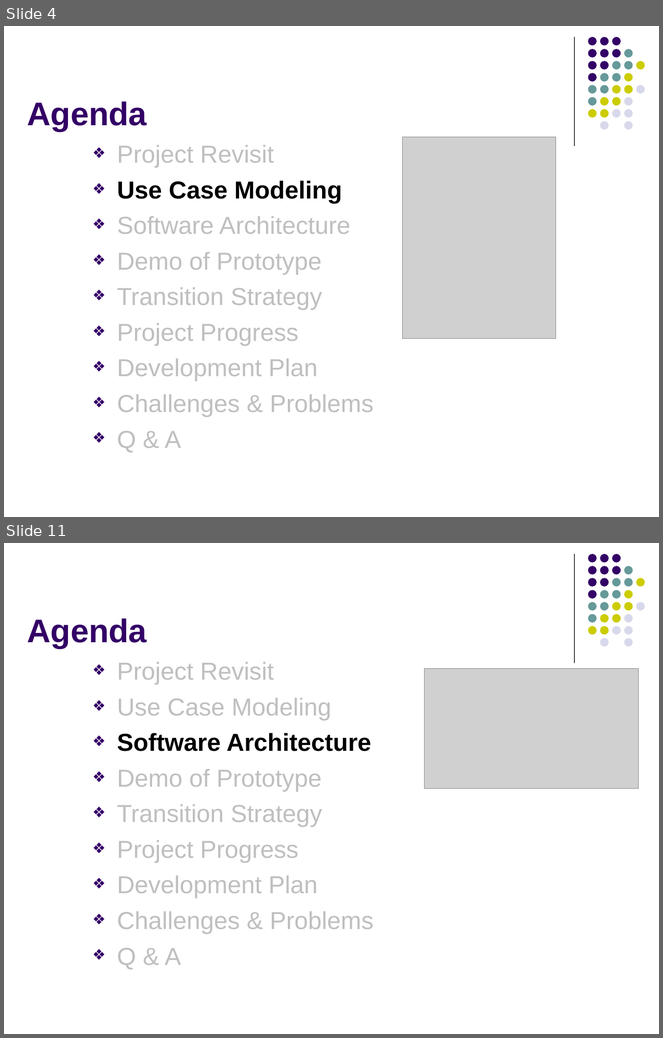
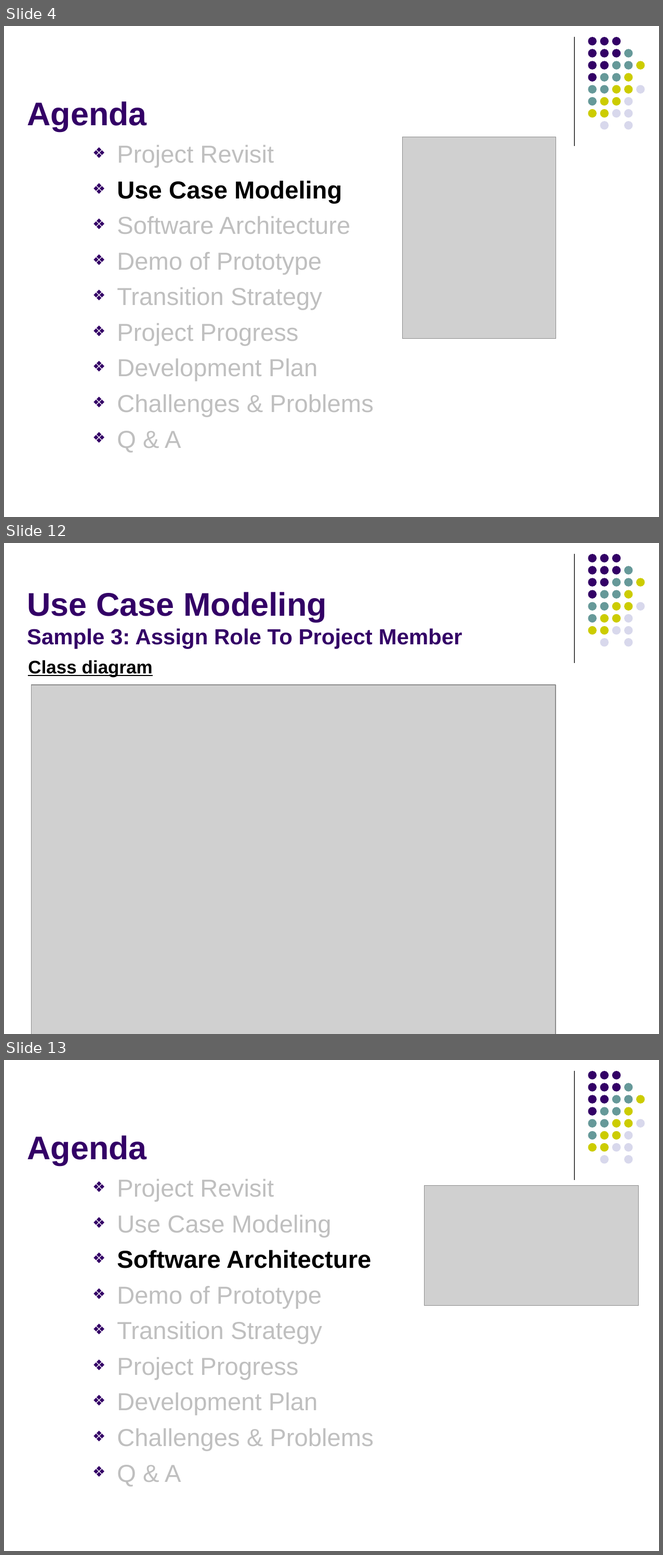
Before and after one commit to imireasa/mtech-se18-t08s, a slide deck: docs/W-9 Working Document/W-9.3 Presentation Slides/Phase 2/Submission/vms_presentation_2_v1.0.pptx. Shown one above the other, each under a label of ours: slides 4 and 11 before the commit, slides 4, 12 and 13 after it; the slides between them are not shown. The pictures are 663x1038 and 663x1555 pixels, drawn with LibreOffice and Linux fonts; fonts in the diff are those of the drawing; grey boxes stand for pictures. Boxes give left, top, right and bottom in pixels: in the first picture for what was removed or moved away, otherwise in the second. Text is boxed around its words. In the diff, an @@ line names an element or a change of style, - is before the commit and + after.

```diff
--- a/docs/W-9 Working Document/W-9.3 Presentation Slides/Phase 2/Submission/vms_presentation_2_v1.0.pptx
+++ b/docs/W-9 Working Document/W-9.3 Presentation Slides/Phase 2/Submission/vms_presentation_2_v1.0.pptx
@@ slide 12 added at <box>4,543,659,1034</box>, background #FFFFFF; not listed: 32 template elements that a slide beside it also shows @@
@@ title added at <box>27,592,463,649</box>, 24 pt, text #330066, bold @@
+Use Case Modeling
+Sample 3: Assign Role To Project Member
@@ text added at <box>28,660,153,677</box>, 20 pt, text #000000, bold, underline @@
+Class diagram
@@ picture added at <box>32,685,556,1034</box> @@
@@ what was slide 11 is now slide 13 @@
```
Also in this commit, not shown: 5 slides changed, 2 other slides added, 1 slide removed.
